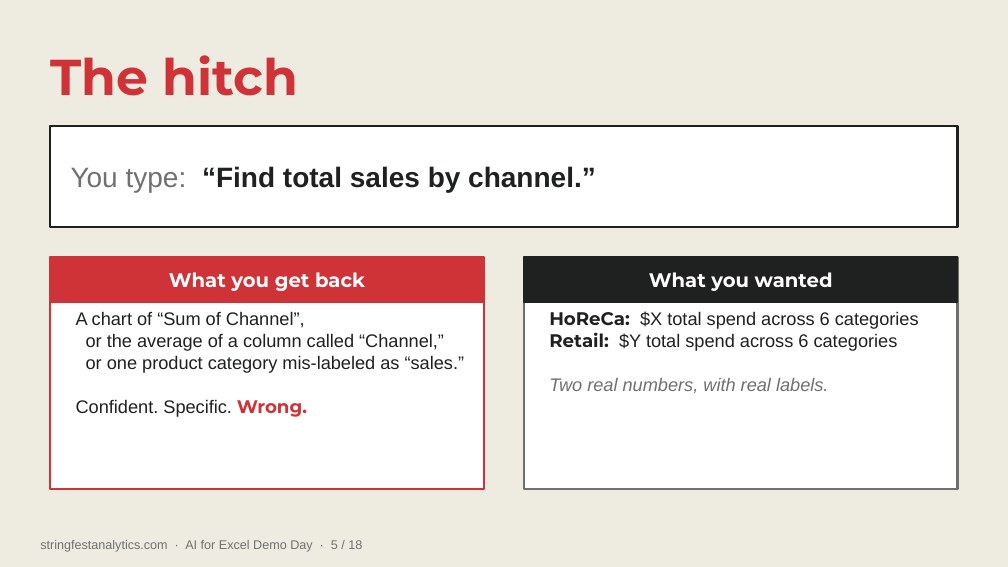
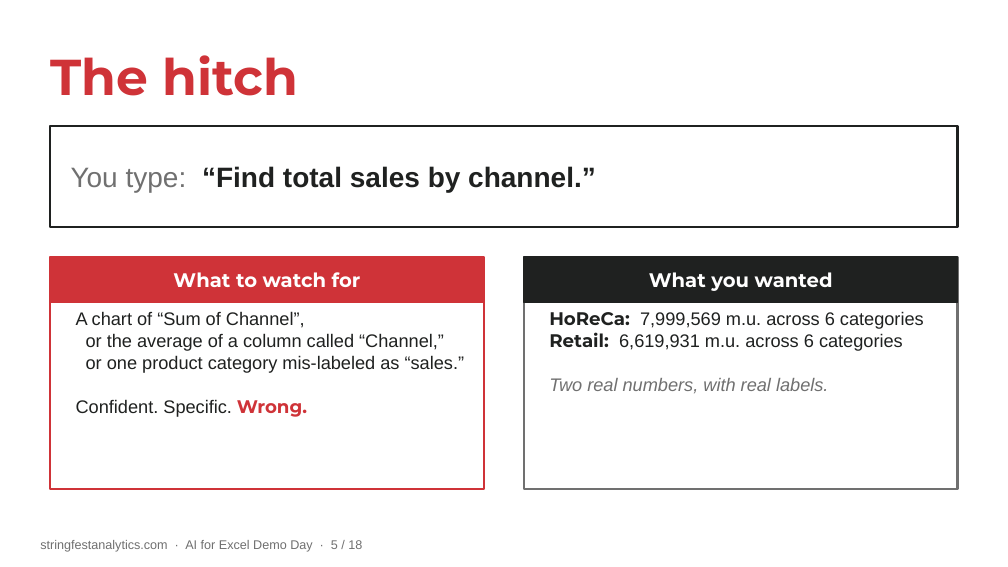
Before and after one commit to stringfestdata/ai-for-excel-demo-day, a slide deck: slide 5 of AI-for-Excel-Demo-Day.pptx. Drawn at 1008x567 pixels with LibreOffice and Linux fonts; fonts in the diff are those of the drawing. Boxes give left, top, right and bottom in pixels: in the first picture for what was removed or moved away, otherwise in the second. Text is boxed around its words. In the diff, an @@ line names an element or a change of style, - is before the commit and + after.

```diff
--- a/AI-for-Excel-Demo-Day.pptx
+++ b/AI-for-Excel-Demo-Day.pptx
@@ background #EEECE1 to #FFFFFF @@
@@ text at bbox=[173, 272, 361, 287]: text changed @@
-What you get back
+What to watch for
@@ text at bbox=[549, 311, 924, 351]: text changed @@
-HoReCa: $X total spend across 6 categories
-Retail: $Y total spend across 6 categories
+HoReCa: 7,999,569 m.u. across 6 categories
+Retail: 6,619,931 m.u. across 6 categories
```
Also in this commit, not shown: 16 other slides changed, 1 slide added, 1 slide removed, 5 other files.
